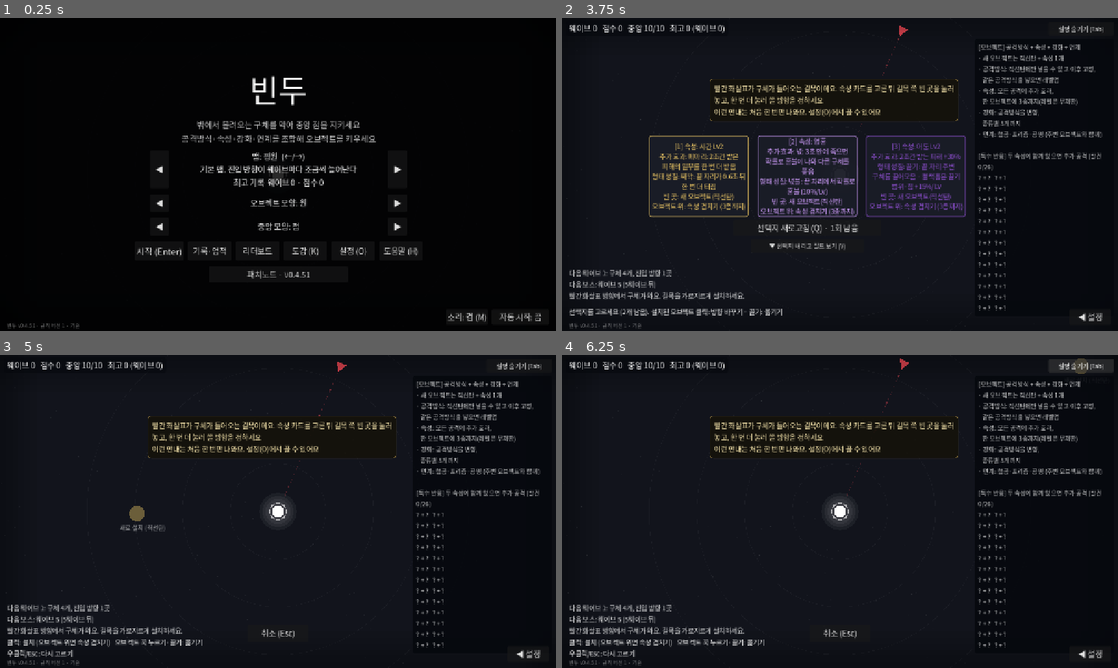
Above: before the commit, frames 1-4 (two rows, left to right).
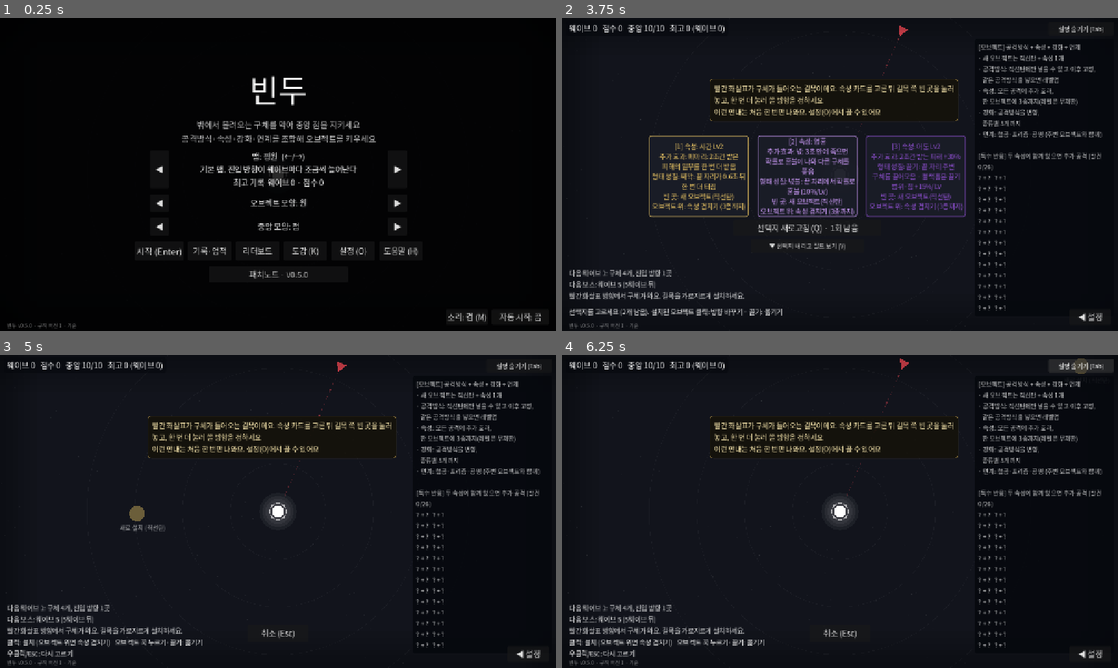
Above: after the commit, the same moments.

Repository: lenope1214/Bindu
Game: Godot game, scene res://main.tscn
Two runs of this game, one before a commit and one after it. Both use one fixed random seed, a clock stepped at 60 frames per second and the inputs below.
Inputs:
- Up to frame 1 (0.25 s): no input
- Up to frame 2 (3.75 s): click "자동 시작: 끔" at 0.5 s; click "자동 시작: 켬" at 1.25 s; click "자동 시작: 끔" at 2 s; click "자동 시작: 켬" at 2.75 s; click "시작 (Enter)" at 3.5 s
- Up to frame 3 (5 s): click "[1] 속성: 시간 Lv2 추가 효과: 메아리: 2초…" at 4.25 s
- Up to frame 4 (6.25 s): click "설명 숨기기 (Tab)" at 5 s; click "설명 보기 (Tab)" at 5.75 s

The runs differ from the first frame. In frame 1, 0.2% of the frame differs, in the area x 4-56%, y 80-100%; in frame 2, less than 0.1%; in frame 3, less than 0.1%; in frame 4, less than 0.1%.

Commit message:
v0.5.0: 다음 버전(미배포) 절을 0.5.0으로, 버전 0.5.0
Co-Authored-By: Claude Opus 5.5 <noreply@anthropic.com>
Claude-Session: https://claude.ai/code/session_012rhiBjr2nmoDFCz485u8nj

Diff:
--- a/project.godot
+++ b/project.godot
@@ -15,7 +15,7 @@
 [application]
 
 config/name="Bindu"
-config/version="0.4.51"
+config/version="0.5.0"
 run/main_scene="res://main.tscn"
 config/features=PackedStringArray("4.7")
 config/icon="res://icon.svg"
Not shown, changed: CHANGELOG.md
